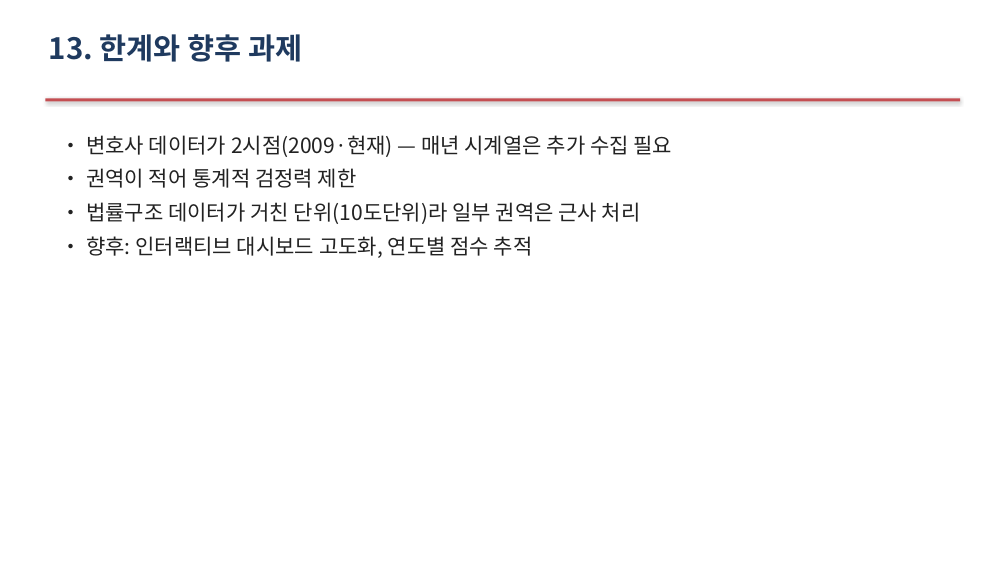
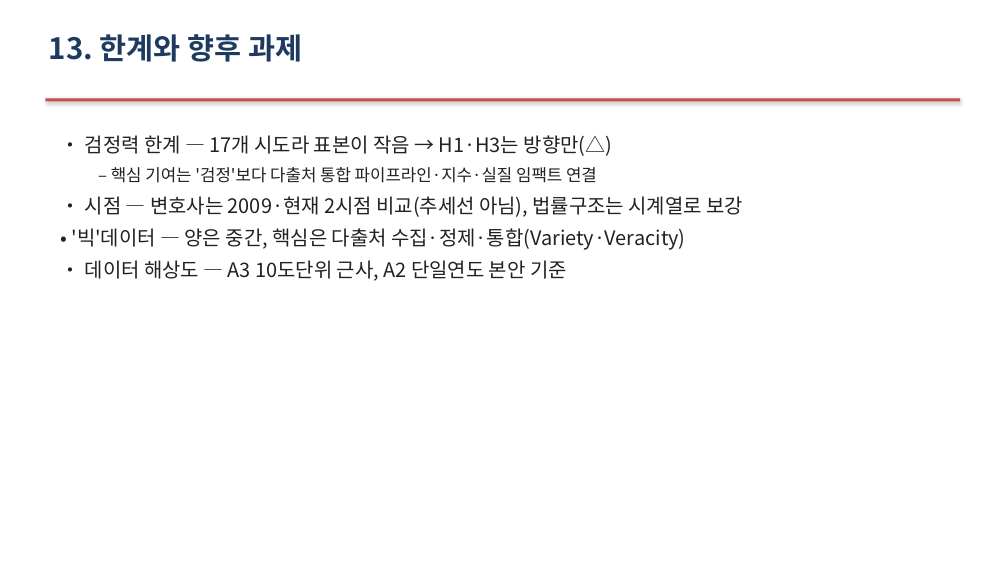
Before and after one commit to Allenkeem/llai-project, a slide deck: slide 20 of reports/발표자료.pptx (slide 19 before the commit). Drawn at 1008x567 pixels with LibreOffice and Linux fonts; fonts in the diff are those of the drawing. Boxes give left, top, right and bottom in pixels: in the first picture for what was removed or moved away, otherwise in the second. Text is boxed around its words. In the diff, an @@ line names an element or a change of style, - is before the commit and + after.

```diff
--- a/reports/발표자료.pptx
+++ b/reports/발표자료.pptx
@@ text at (x1=72, y1=135, x2=743, y2=281): text changed; size 20 to 19 pt @@
-• 변호사 데이터가 2시점(2009·현재) — 매년 시계열은 추가 수집 필요
-• 권역이 적어 통계적 검정력 제한
-• 법률구조 데이터가 거친 단위(10도단위)라 일부 권역은 근사 처리
-• 향후: 인터랙티브 대시보드 고도화, 연도별 점수 추적
+• 검정력 한계 — 17개 시도라 표본이 작음 → H1·H3는 방향만(△)
+  – 핵심 기여는 '검정'보다 다출처 통합 파이프라인·지수·실질 임팩트 연결
+• 시점 — 변호사는 2009·현재 2시점 비교(추세선 아님), 법률구조는 시계열로 보강
+• '빅'데이터 — 양은 중간, 핵심은 다출처 수집·정제·통합(Variety·Veracity)
+• 데이터 해상도 — A3 10도단위 근사, A2 단일연도 본안 기준
```
Also in this commit, not shown: 1 other slide changed, 1 slide added, 1 other file.
